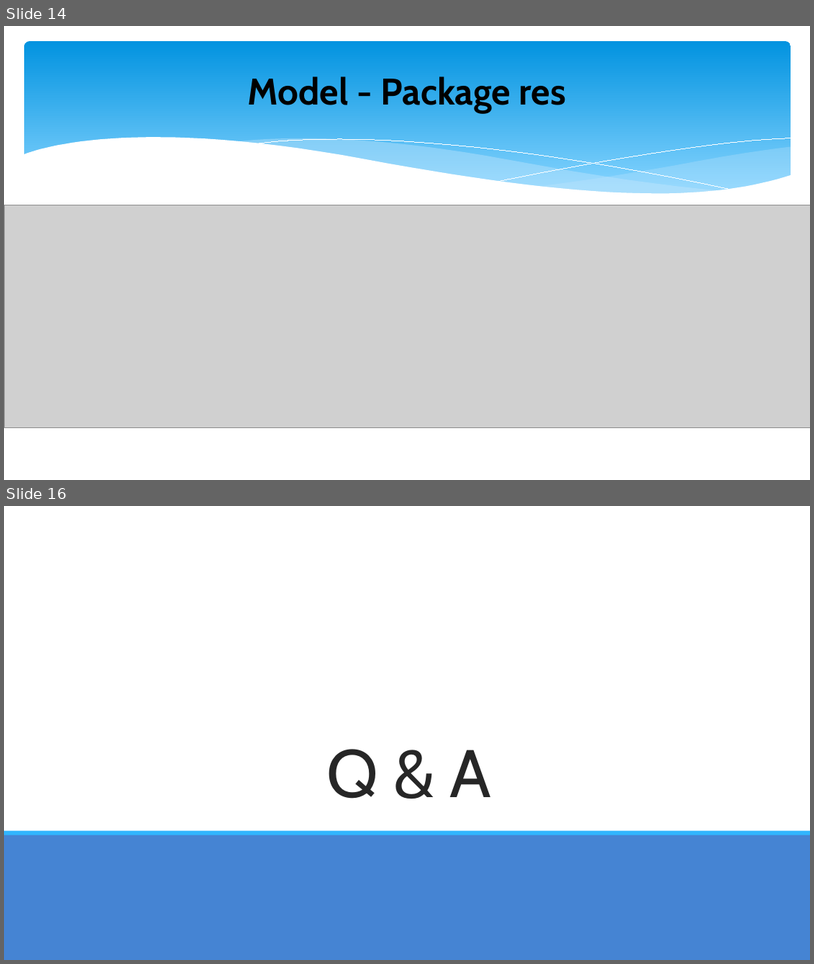
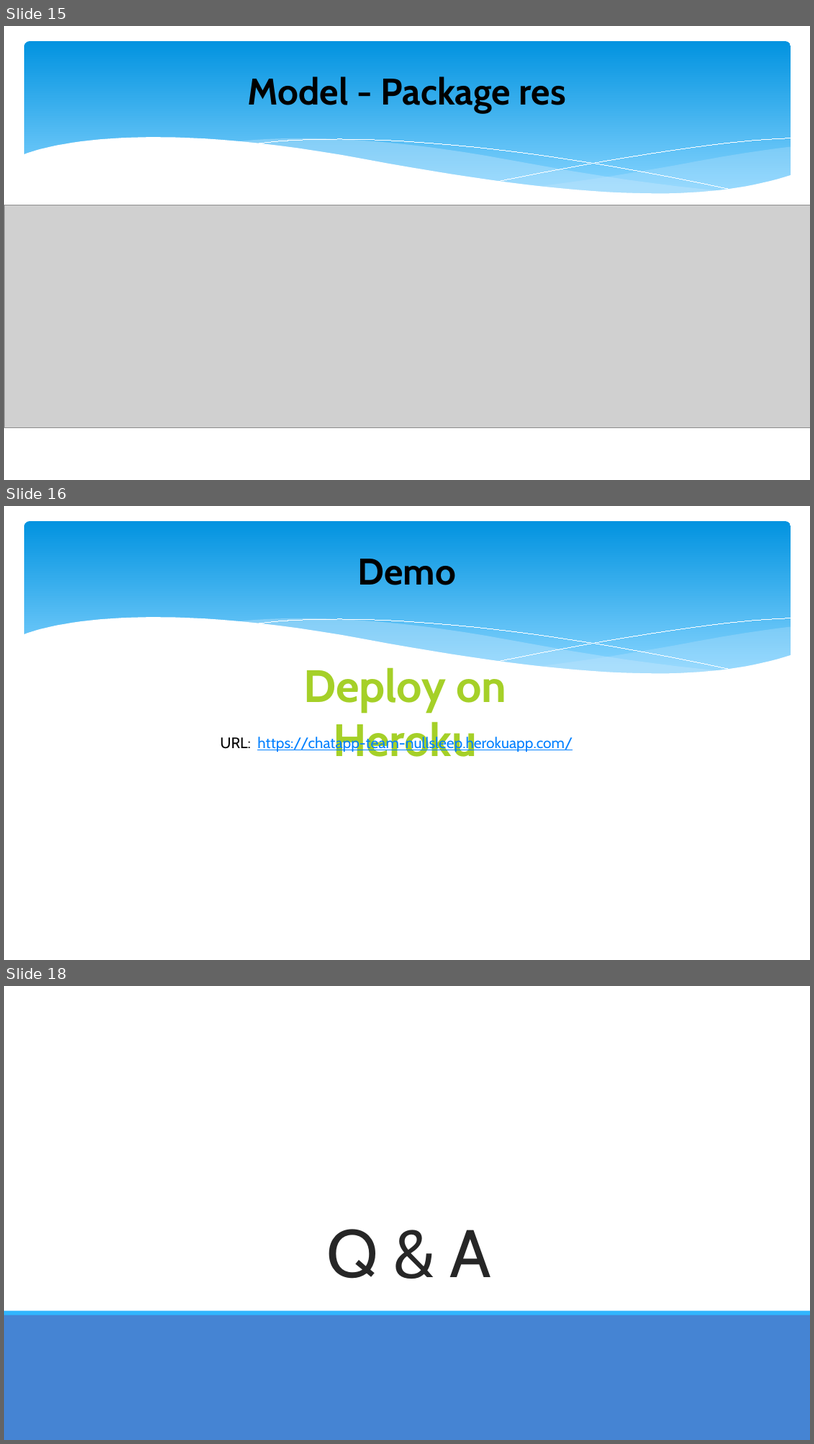
Before and after one commit to Gene-He/ChatApp, a slide deck: src/main/resources/HW10PPT.pptx. Shown one above the other, each under a label of ours: slides 14 and 16 before the commit, slides 15, 16 and 18 after it; the slides between them are not shown. The pictures are 814x964 and 814x1444 pixels, drawn with LibreOffice and Linux fonts; fonts in the diff are those of the drawing; grey boxes stand for pictures. Boxes give left, top, right and bottom in pixels: in the first picture for what was removed or moved away, otherwise in the second. Text is boxed around its words. In the diff, an @@ line names an element or a change of style, - is before the commit and + after.

```diff
--- a/src/main/resources/HW10PPT.pptx
+++ b/src/main/resources/HW10PPT.pptx
@@ slide 16 added at [4, 506, 810, 960], background #FFFFFF; not listed: 6 template elements that a slide beside it also shows @@
@@ title added at [358, 559, 456, 585], 44 pt, text #000000, bold @@
+Demo
@@ text added at [304, 667, 507, 757], 54 pt, text #A5D028, bold @@
+Deploy on Heroku
@@ text added at [220, 735, 573, 752], 18 pt, text #0080FF, underline @@
+URL: https://chatapp-team-nullsleep.herokuapp.com/
@@ what was slide 14 is now slide 15 @@
@@ what was slide 16 is now slide 18 @@
```
Also in this commit, not shown: 1 slide changed, 1 other slide added.
